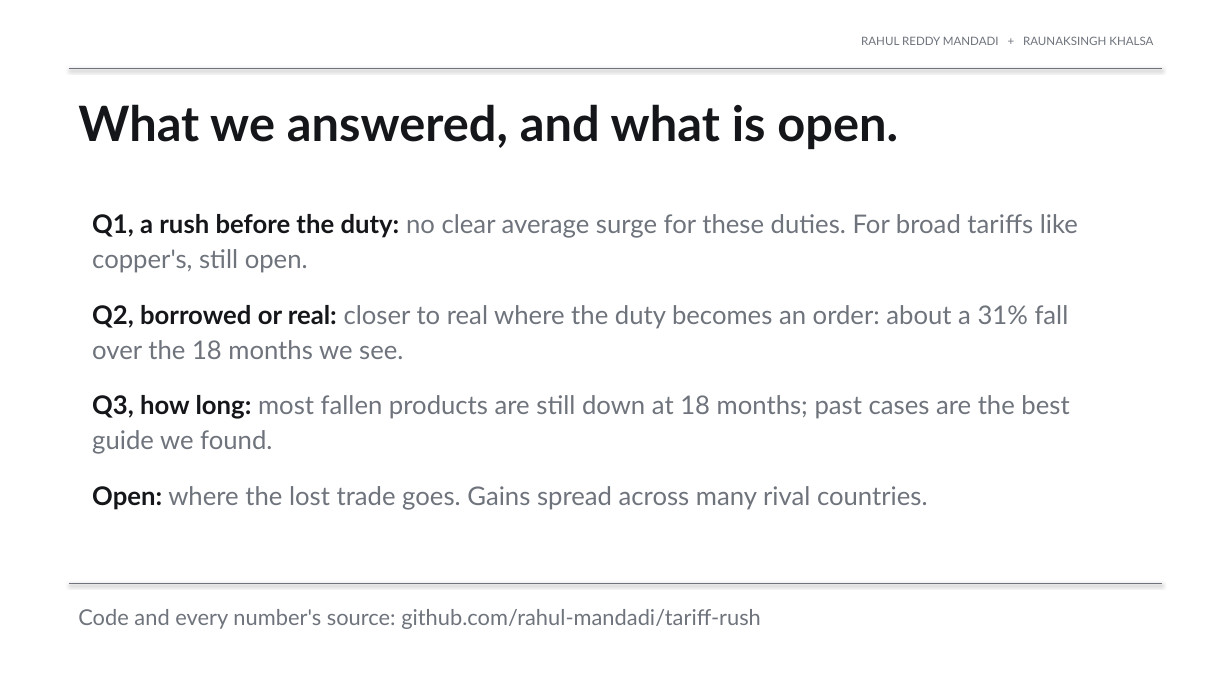
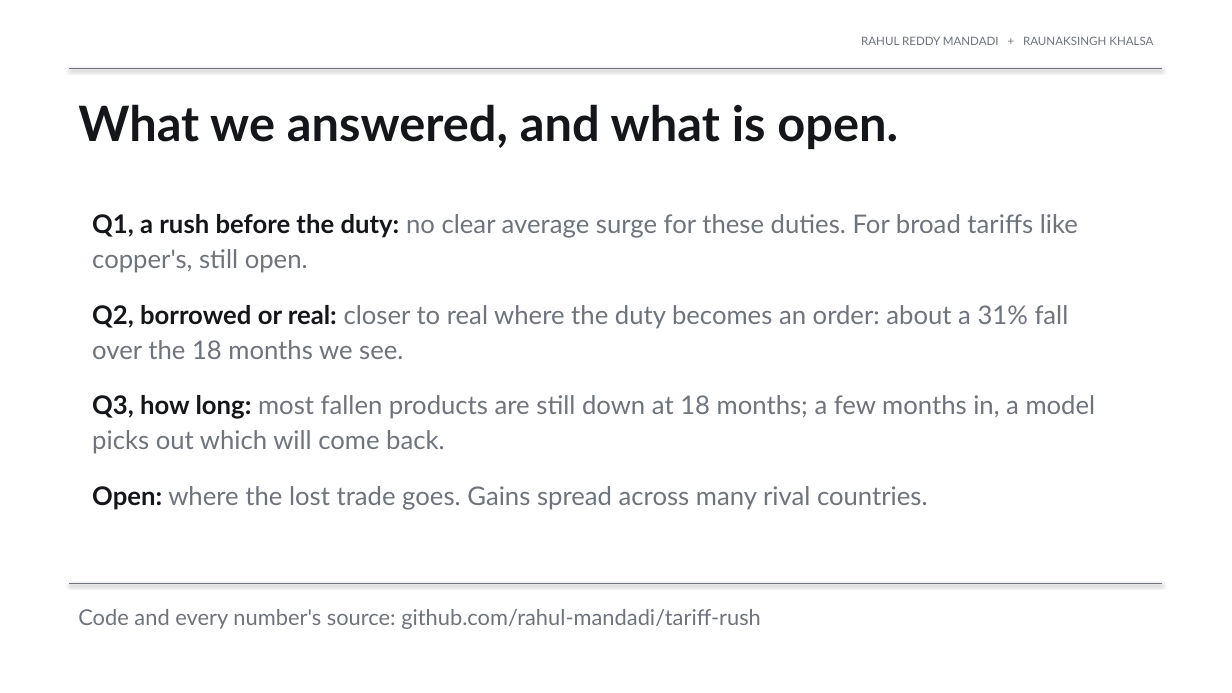
Before and after one commit to rahul-mandadi/tariff-rush, a slide deck: slide 12 of slides/Mandadi_Khalsa_Final_Presentation.pptx. Drawn at 1232x693 pixels with LibreOffice and Linux fonts; fonts in the diff are those of the drawing. Boxes give left, top, right and bottom in pixels: in the first picture for what was removed or moved away, otherwise in the second. Text is boxed around its words. In the diff, an @@ line names an element or a change of style, - is before the commit and + after.

Commit message:
Second decision point: recovery predicted once the fall shows and at the ITC final vote
Among products that fell, forward-chained by year with the two-month release lag and same-day notice rule. At the fall, gradient boosting beats the historical rate by 0.022 (AUC 0.70); at the ITC final vote, logistic regression by 0.045 (AUC 0.80), 0.029 of it from the latest published share. Day one stays at +0.004. Report Table 3, figure 15, decks updated; report builder keeps tables with captions.

```diff
--- a/slides/Mandadi_Khalsa_Final_Presentation.pptx
+++ b/slides/Mandadi_Khalsa_Final_Presentation.pptx
@@ text at box(92, 395, 1096, 454): text changed @@
-Q3, how long: most fallen products are still down at 18 months; past cases are the best guide we found.
+Q3, how long: most fallen products are still down at 18 months; a few months in, a model picks out which will come back.
```
Also in this commit, not shown: 1 other slide changed, 1 slide added, 1 slide removed, 13 other files.
